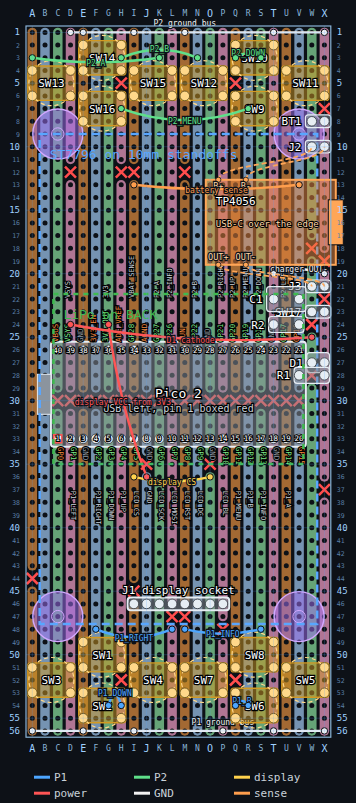
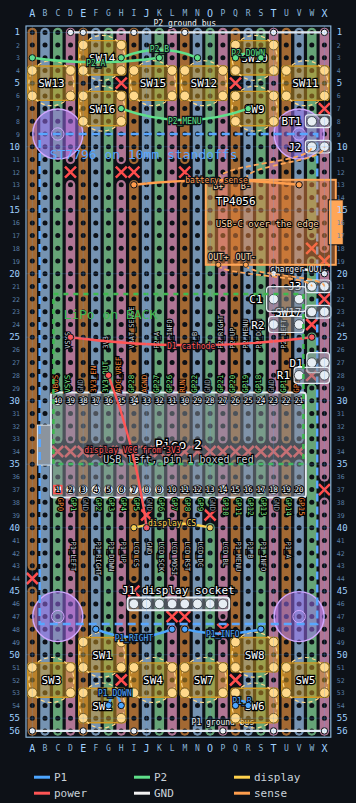
Revision of a layered 356px x 803px image; what changed, layer by layer:
painted on "wires sense" over bbox(137, 174, 296, 197)
painted on "wires power" over bbox(66, 320, 309, 532)
painted on "wires display" over bbox(130, 473, 214, 532)
painted on "Pico pin labels" over bbox(51, 255, 306, 577)
painted on "U1 Pico 2" over bbox(36, 340, 307, 499)
painted on "cuts" over bbox(51, 394, 306, 522)
painted on "copper strips" over bbox(53, 388, 304, 528)
